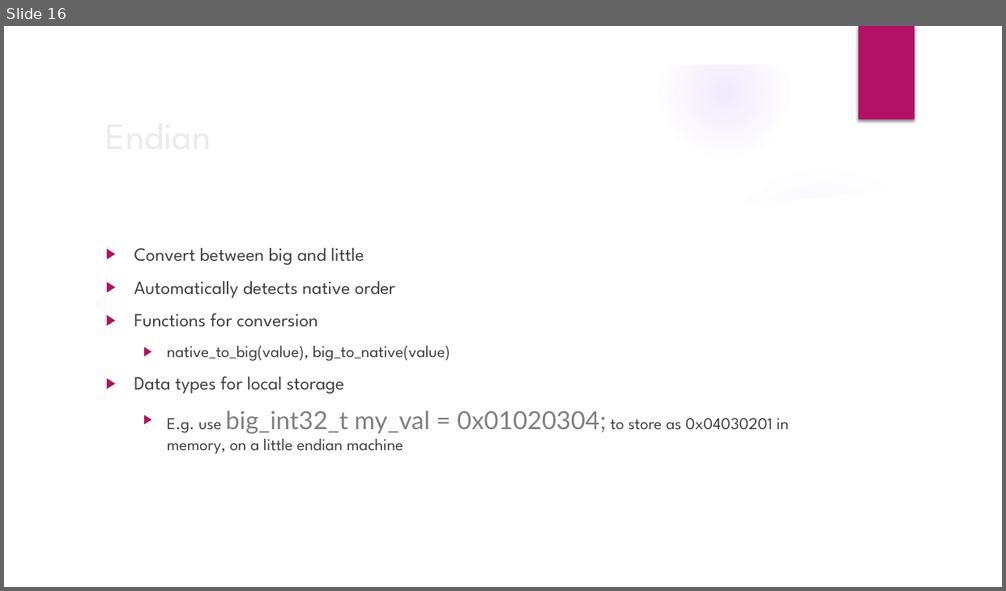
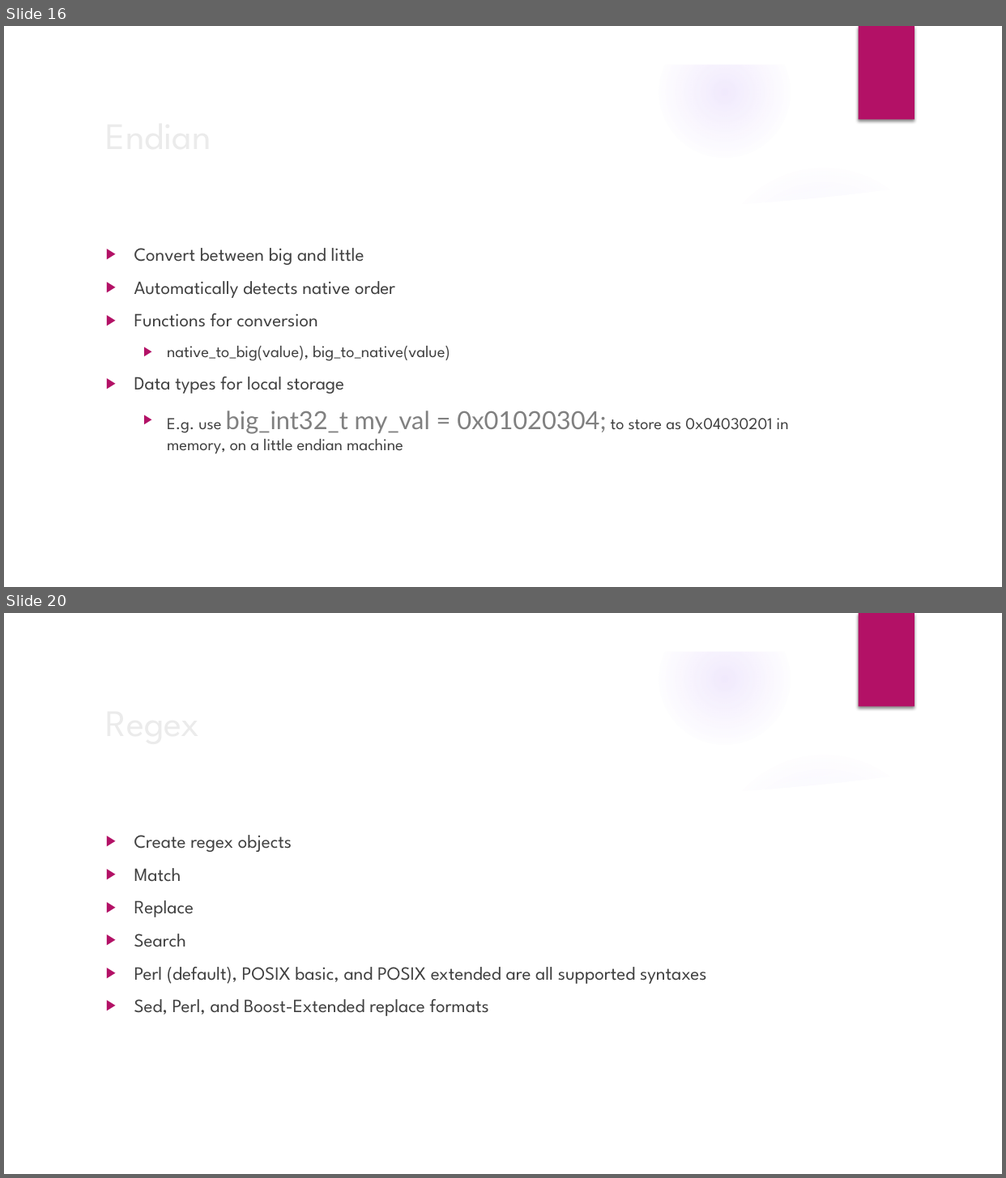
Before and after one commit to teeks99/boost-examples, a slide deck: Boost.pptx. Shown one above the other, each under a label of ours: slide 16 before the commit, slides 16 and 20 after it; the slides between them are not shown. The pictures are 1006x591 and 1006x1178 pixels, drawn with LibreOffice and Linux fonts; fonts in the diff are those of the drawing; background and template pictures are left out. Boxes give left, top, right and bottom in pixels: in the first picture for what was removed or moved away, otherwise in the second. Text is boxed around its words. In the diff, an @@ line names an element or a change of style, - is before the commit and + after.

```diff
--- a/Boost.pptx
+++ b/Boost.pptx
@@ slide 20 added at [4, 613, 1002, 1174], background picture (left out); not listed: 9 template elements that a slide beside it also shows @@
@@ title added at [98, 692, 816, 750], 36 pt, text #EBEBEB @@
+Regex
@@ text added at [134, 835, 706, 1016], 18 pt, text #404040 @@
+▶ Create regex objects
+▶ Match
+▶ Replace
+▶ Search
+▶ Perl (default), POSIX basic, and POSIX extended are all supported syntaxes
+▶ Sed, Perl, and Boost-Extended replace formats
```
Also in this commit, not shown: 2 slides changed, 5 other slides added, 1 slide removed, 5 other files.
